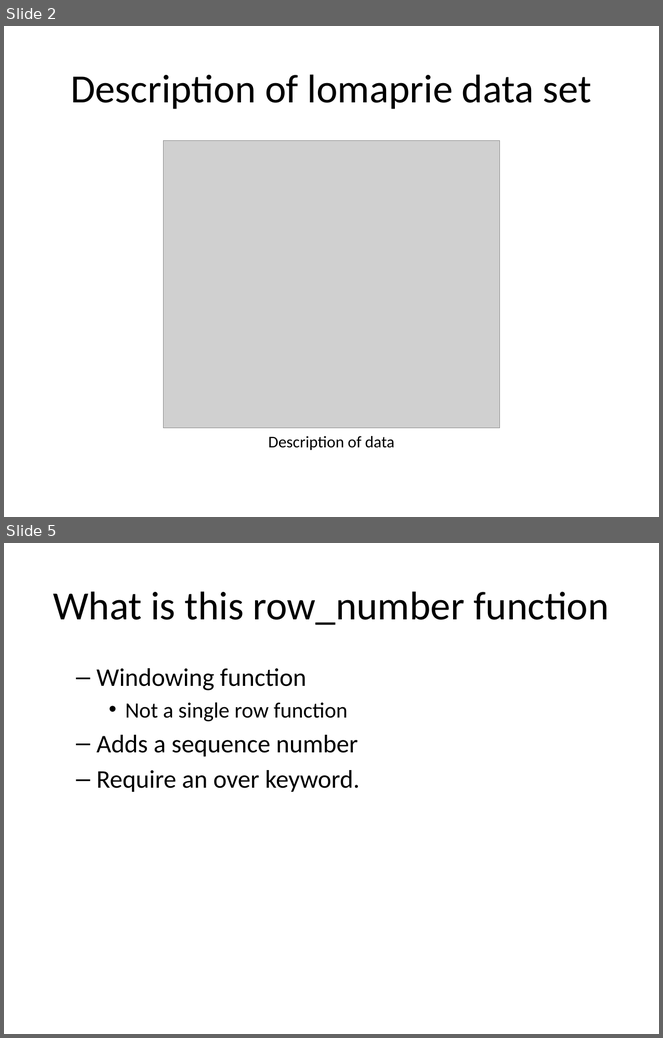
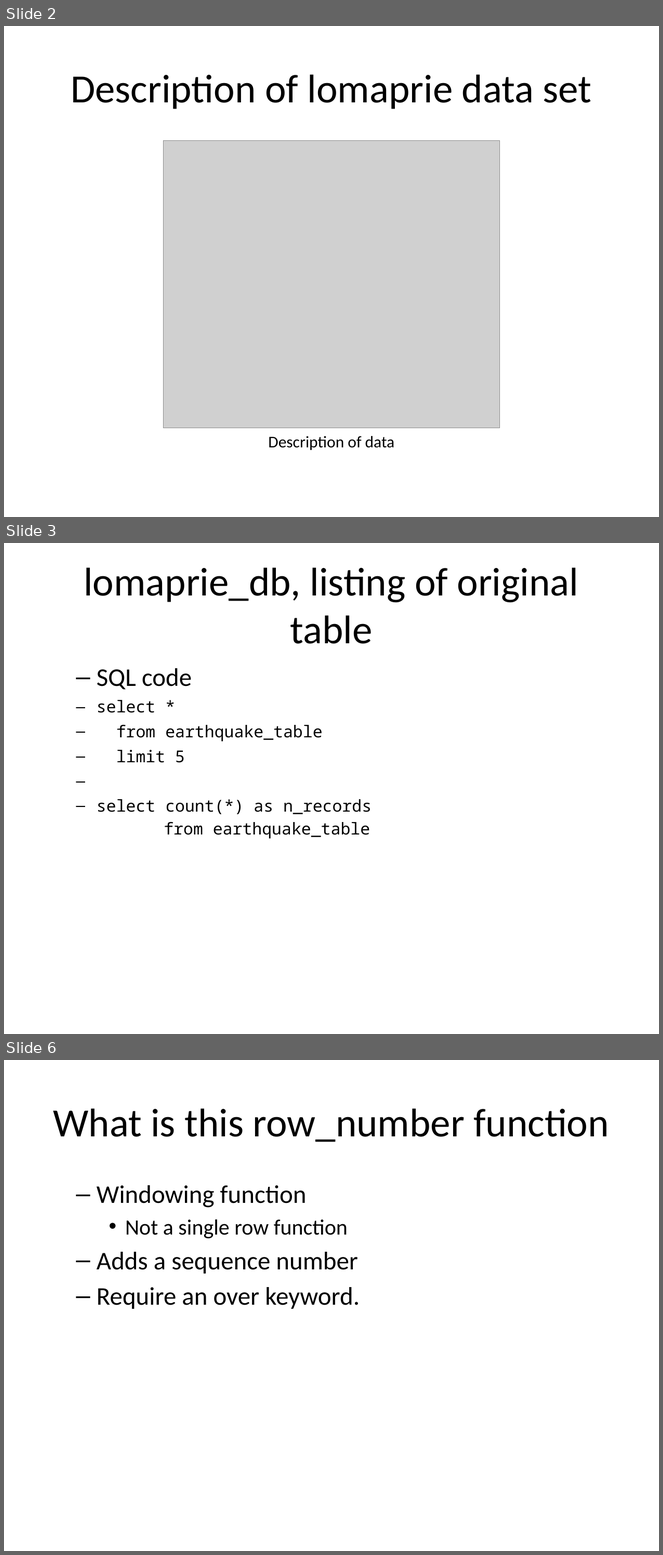
Before and after one commit to pmean/introduction-to-sql, a slide deck: module15-gathering-and-spreading/gather.pptx. Shown one above the other, each under a label of ours: slides 2 and 5 before the commit, slides 2, 3 and 6 after it; the slides between them are not shown. The pictures are 663x1038 and 663x1555 pixels, drawn with LibreOffice and Linux fonts; fonts in the diff are those of the drawing; grey boxes stand for pictures. Boxes give left, top, right and bottom in pixels: in the first picture for what was removed or moved away, otherwise in the second. Text is boxed around its words. In the diff, an @@ line names an element or a change of style, - is before the commit and + after.

```diff
--- a/module15-gathering-and-spreading/gather.pptx
+++ b/module15-gathering-and-spreading/gather.pptx
@@ slide 3 added at [4,543,659,1034], background #FFFFFF @@
@@ title added at [84,567,579,644], 44 pt, text #000000 @@
+lomaprie_db, listing of original table
@@ text added at [97,668,372,839], 18 pt, text #000000 @@
+  – SQL code
+select *
+from earthquake_table
+limit 5
+select count(*) as n_records
+from earthquake_table
@@ what was slide 5 is now slide 6 @@
```
Also in this commit, not shown: 3 slides changed, 1 other slide added, 3 other files.
